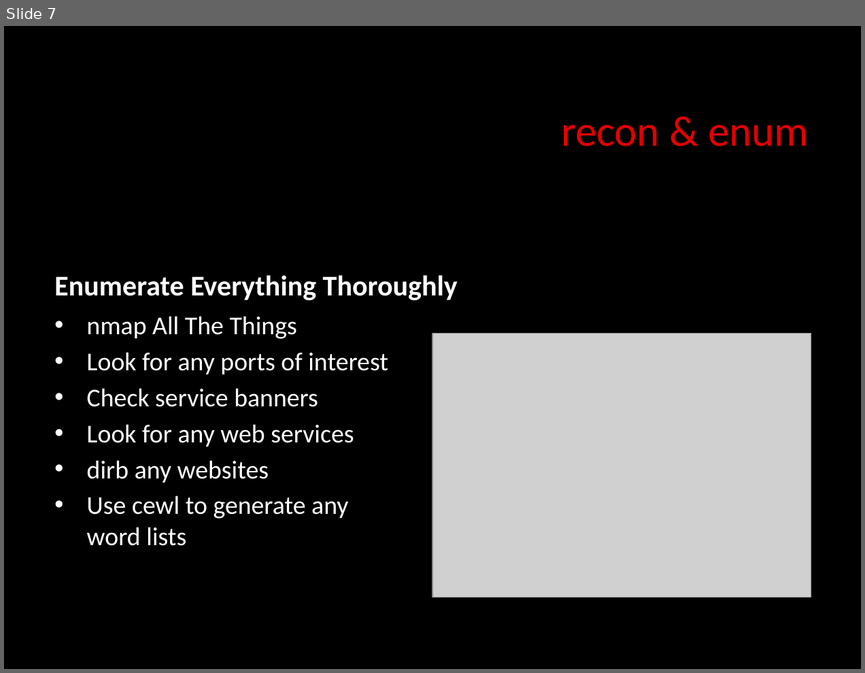
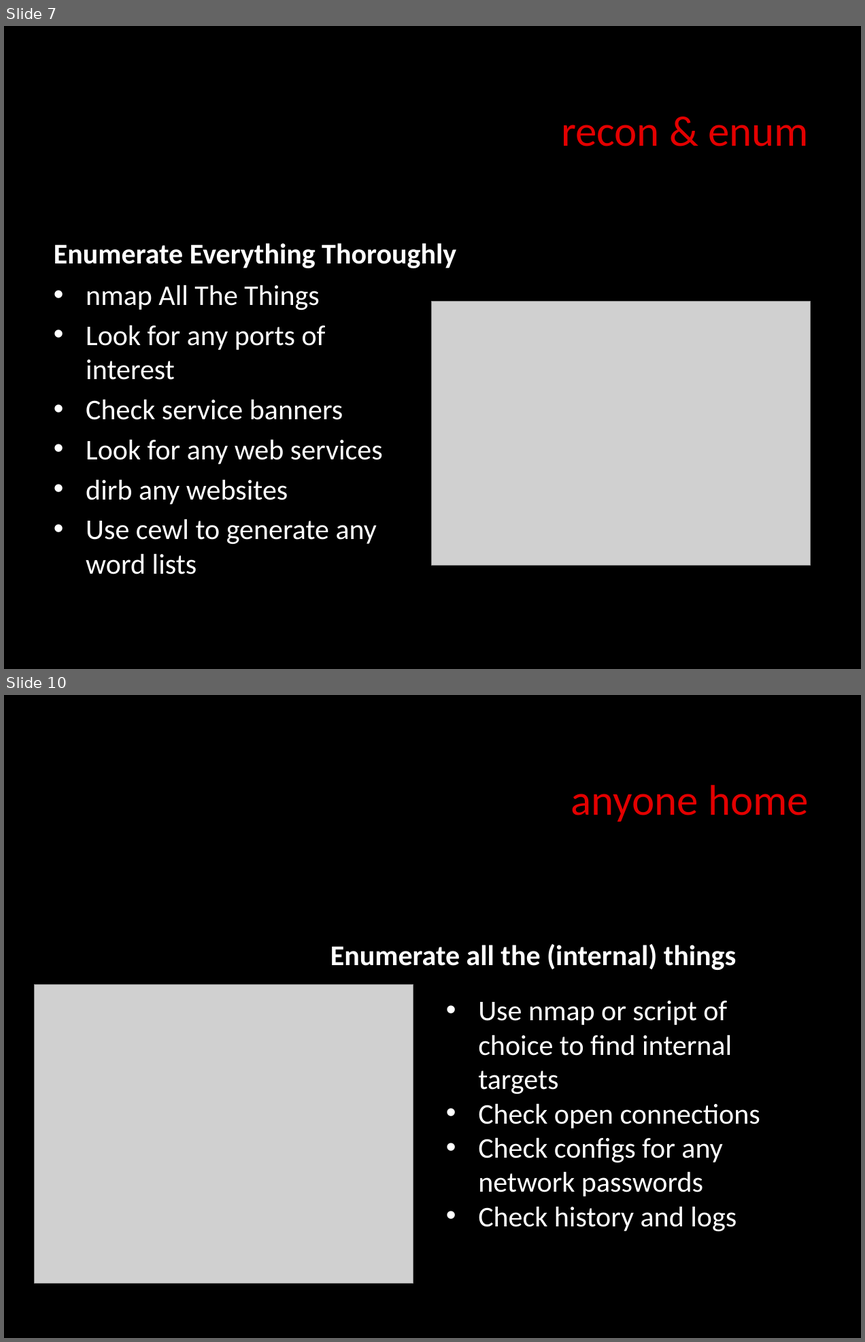
Before and after one commit to dc770/meetings, a slide deck: 0x00d/KnockingOnDC.pptx. Shown one above the other, each under a label of ours: slide 7 before the commit, slides 7 and 10 after it; the slides between them are not shown. The pictures are 865x673 and 865x1342 pixels, drawn with LibreOffice and Linux fonts; fonts in the diff are those of the drawing; grey boxes stand for pictures. Boxes give left, top, right and bottom in pixels: in the first picture for what was removed or moved away, otherwise in the second. Text is boxed around its words. In the diff, an @@ line names an element or a change of style, - is before the commit and + after.

```diff
--- a/0x00d/KnockingOnDC.pptx
+++ b/0x00d/KnockingOnDC.pptx
@@ slide 10 added at (x1=4, y1=695, x2=861, y2=1338), background #000000 @@
@@ text added at (x1=571, y1=785, x2=808, y2=821), 36 pt, text #E30000 @@
+anyone home
@@ text added at (x1=330, y1=944, x2=736, y2=970), 24 pt, text #FFFFFF, bold @@
+Enumerate all the (internal) things
@@ picture added at (x1=34, y1=985, x2=413, y2=1283) @@
@@ text added at (x1=478, y1=1000, x2=760, y2=1232), 24 pt, text #FFFFFF @@
+• Use nmap or script of choice to find internal targets
+• Check open connections
+• Check configs for any network passwords
+• Check history and logs
@@ slide 7 changed as well @@
@@ 2 texts, 1 picture moved together from (x1=54, y1=275, x2=811, y2=597) to (x1=54, y1=243, x2=810, y2=574) @@
@@ text "nmap All The Things" at (x1=86, y1=284, x2=383, y2=574): size 21.6 to 24 pt @@
```
Also in this commit, not shown: 9 other slides changed, 7 other slides added, 9 slides removed.
